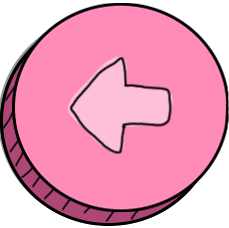
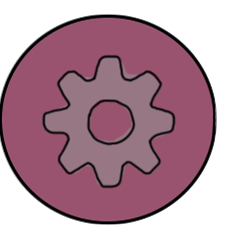
Before/after of a w=229, h=228 layered artwork. What changed in the layer stack:
hid group "Group 1" (4 layers) over [0, 3, 229, 226]
renamed "Layer 14" to "Layer 10", painted on it over [12, 3, 229, 211]
removed layer "Layer 15" from group "Group 1" over [66, 55, 174, 154]
hid "Layer 8" over [12, 3, 229, 212]
renamed "Layer 13" to "Layer 9", painted on it over [0, 15, 217, 225]
